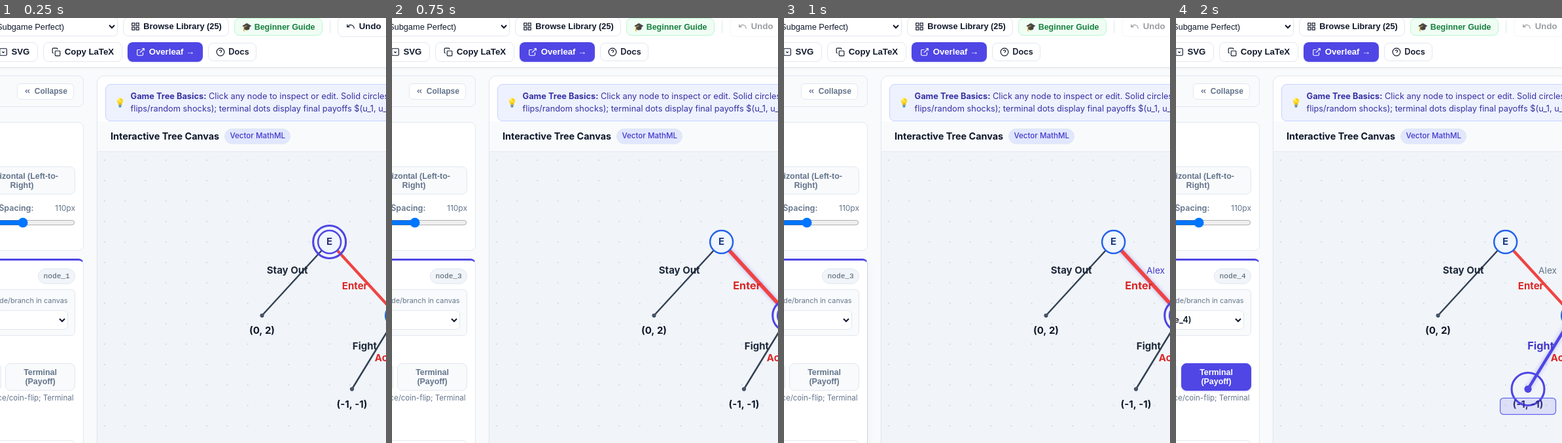
Above: before the commit, frames 1-4 (left to right).
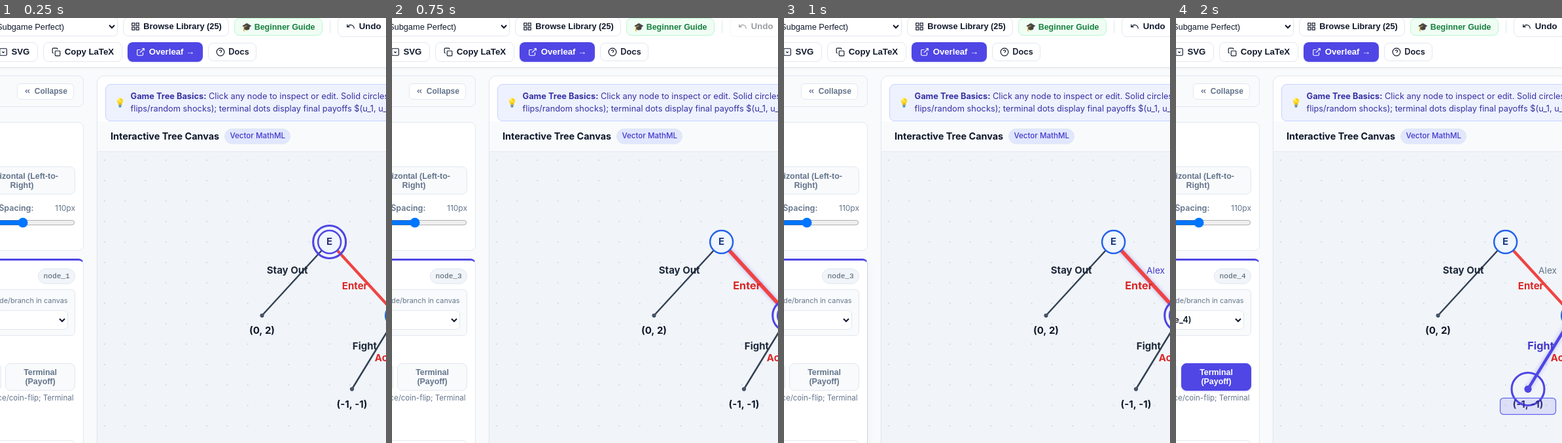
Above: after the commit, the same moments.

Repository: kochiuyu/GameTikzStudio
Game: browser game, page GameTree.html
Two runs of this game, one before a commit and one after it. Both use one fixed random seed, a clock stepped at 60 frames per second and the inputs below.
Inputs (mouse positions are % of the whole screen's width and height, from its top left):
- Up to frame 1 (0.25 s): no input
- Up to frame 2 (0.75 s): click (12, 83) at 0.27 s; type "Alex" at 0.27 s; click "Enter" at 0.52 s
- Up to frame 3 (1 s): click (23, 73) at 0.77 s; type "Alex" at 0.77 s
- Up to frame 4 (2 s): hold Right 1.03-1.53 s; tap Ctrl at 1.1, 1.6 s; hold Down 1.58-1.85 s; click "Fight" at 1.77 s; hold Left from 1.9 s (still down)
The pictures show only the part of the screen within x 21-71%, y 11-61%; the shares and areas given below are measured in that part.

Frames 1-2 are identical in both runs. In frame 3, less than 0.1% of the frame differs, in the area x 89-99%, y 1-3%; in frame 4, less than 0.1%.

Commit message:
Add maintenance checks and regression tests; isolate tree history snapshots

Diff:
--- a/js/game-timing.js
+++ b/js/game-timing.js
@@ -1305,6 +1305,7 @@
   }
 
   var GameTimingApp = {
+    generateTikZCode: generateTikZCode,
     getState: function() { return timingState; },
     loadPreset: loadPreset,
     getPresets: function() { return TIMING_PRESETS; },
--- a/js/game-tree.js
+++ b/js/game-tree.js
@@ -413,8 +413,9 @@
         levelDistance: this.levelDistance,
         siblingDistance: this.siblingDistance,
         rootId: this.rootId,
-        nodes: this.nodes,
-        infoSets: this.infoSets
+        // History snapshots must not share mutable objects with the editor.
+        nodes: JSON.parse(JSON.stringify(this.nodes)),
+        infoSets: JSON.parse(JSON.stringify(this.infoSets))
       };
     }
 
@@ -426,8 +427,8 @@
       this.levelDistance = data.levelDistance || 90;
       this.siblingDistance = data.siblingDistance || 65;
       this.rootId = data.rootId;
-      this.nodes = data.nodes;
-      this.infoSets = data.infoSets || [];
+      this.nodes = JSON.parse(JSON.stringify(data.nodes));
+      this.infoSets = JSON.parse(JSON.stringify(data.infoSets || []));
       this.computeLayout();
       return true;
     }
--- /dev/null
+++ b/scripts/build.js
@@ -0,0 +1,10 @@
+import { cpSync, mkdirSync, rmSync } from 'node:fs';
+
+// Only public application assets belong in the Pages artifact.
+const output = new URL('../dist/', import.meta.url);
+rmSync(output, { recursive: true, force: true });
+mkdirSync(output);
+for (const entry of ['index.html', 'GameTree.html', 'PayoffMatrix.html', 'GameTiming.html', 'Help.html', 'css', 'js', '.nojekyll']) {
+  cpSync(new URL('../' + entry, import.meta.url), new URL(entry, output), { recursive: true });
+}
+console.log('Static site built in dist/');
--- /dev/null
+++ b/scripts/check.js
@@ -0,0 +1,22 @@
+import { readdirSync, readFileSync } from 'node:fs';
+import { spawnSync } from 'node:child_process';
+import { Script } from 'node:vm';
+
+const files = ['server.js', ...['js', 'scripts', 'tests'].flatMap(dir =>
+  readdirSync(dir).filter(name => name.endsWith('.js')).map(name => `${dir}/${name}`))];
+for (const file of files) {
+  const result = spawnSync(process.execPath, ['--check', file], { stdio: 'inherit' });
+  if (result.error) throw result.error;
+  if (result.status !== 0) process.exit(result.status || 1);
+}
+let inlineCount = 0;
+for (const file of readdirSync('.').filter(name => name.endsWith('.html'))) {
+  const html = readFileSync(file, 'utf8');
+  for (const [, attributes, source] of html.matchAll(/<script\b([^>]*)>([\s\S]*?)<\/script\s*>/gi)) {
+    if (/\bsrc\s*=/.test(attributes) || !source.trim()) continue;
+    const type = attributes.match(/\btype\s*=\s*["']([^"']+)/i)?.[1];
+    if (type && !['text/javascript', 'application/javascript'].includes(type)) continue;
+    new Script(source, { filename: `${file}:inline-${++inlineCount}` });
+  }
+}
+console.log(`Syntax checked ${files.length} JavaScript files and ${inlineCount} inline scripts.`);
--- /dev/null
+++ b/tests/browser.js
@@ -0,0 +1,23 @@
+import { readFileSync } from 'node:fs';
+import vm from 'node:vm';
+
+// Load the actual browser scripts. Rendering targets are absent and page-load
+// callbacks are deliberately not fired: these tests exercise model APIs only.
+export function loadBrowser(...files) {
+  const storage = new Map();
+  const context = vm.createContext({
+    console,
+    document: { readyState: 'loading', getElementById: () => null, addEventListener() {} },
+    localStorage: {
+      getItem: key => storage.get(key) ?? null,
+      setItem: (key, value) => storage.set(key, value),
+      removeItem: key => storage.delete(key)
+    },
+    addEventListener() {}
+  });
+  context.window = context;
+  for (const file of files) {
+    vm.runInContext(readFileSync(new URL('../js/' + file, import.meta.url), 'utf8'), context, { filename: file });
+  }
+  return context;
+}
--- /dev/null
+++ b/tests/core.test.js
@@ -0,0 +1,141 @@
+import test from 'node:test';
+import assert from 'node:assert/strict';
+import { loadBrowser } from './browser.js';
+
+const plain = value => JSON.parse(JSON.stringify(value));
+function equilibria(app) {
+  return plain(app.getState().cells.flatMap((row, r) => row.flatMap((cell, c) => cell.isNE ? [[r, c]] : [])));
+}
+
+test('classic games have the expected pure Nash equilibria', () => {
+  const { PayoffMatrixApp: app } = loadBrowser('payoff-matrix.js');
+  for (const [preset, expected] of [
+    ['prisoners-dilemma', [[1, 1]]],
+    ['battle-of-sexes', [[0, 0], [1, 1]]],
+    ['matching-pennies', []]
+  ]) {
+    assert.ok(app.getPresets()[preset], preset);
+    app.loadPreset(preset);
+    app.computeBestResponses();
+    assert.deepEqual(equilibria(app), expected, preset);
+  }
+});
+
+test('fractional, negative and tied payoffs retain every best response', () => {
+  const { PayoffMatrixApp: app } = loadBrowser('payoff-matrix.js');
+  app.getState().cells = [
+    [{ u1: '1/2', u2: '-1/2' }, { u1: '-2', u2: '-1/2' }],
+    [{ u1: '0.5', u2: '-3' }, { u1: '-1', u2: '-2' }]
+  ];
+  app.computeBestResponses();
+  assert.deepEqual(equilibria(app), [[0, 0], [1, 1]]);
+  assert.equal(app.getState().cells[1][0].p1Underline, true);
+  app.toggleElimination('row', 1);
+  assert.deepEqual(equilibria(app), [[0, 0], [0, 1]]);
+  assert.equal(app.getState().cells[1][0].p1Underline, false);
+});
+
+test('symbolic payoffs do not invent numeric equilibria', () => {
+  const { PayoffMatrixApp: app } = loadBrowser('payoff-matrix.js');
+  app.getState().cells.forEach(row => row.forEach(cell => { cell.u1 = 'a'; cell.u2 = 'b'; }));
+  app.computeBestResponses();
+  assert.deepEqual(equilibria(app), []);
+});
+
+test('matrix and timing exports distinguish snippets from standalone documents', () => {
+  const context = loadBrowser('payoff-matrix.js', 'game-timing.js');
+  for (const app of [context.PayoffMatrixApp, context.GameTimingApp]) {
+    const snippet = app.generateTikZCode(false);
+    const standalone = app.generateTikZCode(true);
+    assert.ok(snippet.includes('\\begin{tikzpicture}'));
+    assert.ok(snippet.includes('\\end{tikzpicture}'));
+    assert.ok(!snippet.includes('\\documentclass'));
+    assert.ok(standalone.includes('\\usepackage{tikz}'));
+    assert.ok(standalone.includes(snippet));
+    assert.ok(standalone.includes('\\end{document}'));
+    assert.doesNotMatch(standalone, /undefined|NaN/);
+  }
+  assert.ok(context.PayoffMatrixApp.generateTabularCode().includes('\\begin{tabular}'));
+});
+
+function treeFixture(context) {
+  const model = new context.GameTreeModel();
+  model.rootId = model.createNode({ player: 'P_1' }).id;
+  model.addBranch(model.rootId, { action: 'L', type: 'terminal', payoff: '(3, 1)', isEquilibrium: true });
+  model.addBranch(model.rootId, { action: 'R', type: 'terminal', payoff: '(0, 2)' });
+  model.computeLayout();
+  return model;
+}
+
+test('tree export preserves branches, payoffs, orientation and saved state', () => {
+  const context = loadBrowser('game-tree.js');
+  assert.equal(new context.GameTreeModel().generateTikZ(), '% Empty tree');
+  const model = treeFixture(context);
+  const vertical = model.generateTikZ();
+  assert.match(vertical, /\\draw\[eq_branch\]/);
+  assert.ok(vertical.includes('(3, 1)'));
+  assert.ok(vertical.includes('(0, 2)'));
+  assert.equal((vertical.match(/\\node\[terminal/g) || []).length, 2);
+  model.orientation = 'horizontal';
+  const horizontal = model.generateTikZ();
+  assert.notEqual(horizontal, vertical);
+  assert.match(horizontal, /right=2pt/);
+  const restored = new context.GameTreeModel();
+  restored.fromJSON(plain(model.toJSON()));
+  assert.equal(restored.generateTikZ(), horizontal);
+});
+
+test('game-tree history restores edits, ignores no-ops and clears redo on a new edit', () => {
+  const context = loadBrowser('game-tree.js', 'undo-history.js');
+  context.gameTreeModel = treeFixture(context);
+  const history = context.gameTreeHistory;
+  history.init();
+  const before = context.gameTreeModel.generateTikZ();
+  history.push('No change');
+  assert.equal(history.canUndo(), false);
+  context.gameTreeModel.addBranch(context.gameTreeModel.rootId, { action: 'Exit', payoff: '(4, 4)' });
+  history.push('Add branch');
+  const after = context.gameTreeModel.generateTikZ();
+  assert.equal(history.undo(), true);
+  assert.equal(context.gameTreeModel.generateTikZ(), before);
+  assert.equal(history.redo(), true);
+  assert.equal(context.gameTreeModel.generateTikZ(), after);
+  history.undo();
+  context.gameTreeModel.title = 'Alternative edit';
+  history.push('Rename');
+  assert.equal(history.canRedo(), false);
+  assert.equal(history.redo(), false);
+});
+
+test('saved tree snapshots remain independent after saving and loading', () => {
+  const context = loadBrowser('game-tree.js');
+  const model = treeFixture(context);
+  const snapshot = model.toJSON();
+  const original = plain(snapshot);
+  model.nodes[model.rootId].player = 'Changed';
+  assert.deepEqual(plain(snapshot), original);
+  model.fromJSON(snapshot);
+  model.nodes[model.rootId].player = 'Changed again';
+  assert.deepEqual(plain(snapshot), original);
+});
+
+test('history limits and corrupt saved data are handled without losing usability', () => {
+  const context = loadBrowser('game-tree.js', 'undo-history.js');
+  context.gameTreeModel = treeFixture(context);
+  const history = context.gameTreeHistory;
+  history.maxHistory = 2;
+  history.init();
+  for (const title of ['One', 'Two', 'Three']) {
+    context.gameTreeModel.title = title;
+    history.push('Rename');
+  }
+  assert.equal(history.undoStack.length, 2);
+  history.undo();
+  history.undo();
+  assert.equal(context.gameTreeModel.title, 'One');
+  assert.equal(history.undo(), false);
+  history.storageKey = 'test-history';
+  context.localStorage.setItem(history.storageKey, '{broken');
+  assert.equal(history.restoreFromStorage(), false);
+  assert.equal(history.isRestoring, false);
+});
Not shown, changed: package.json
